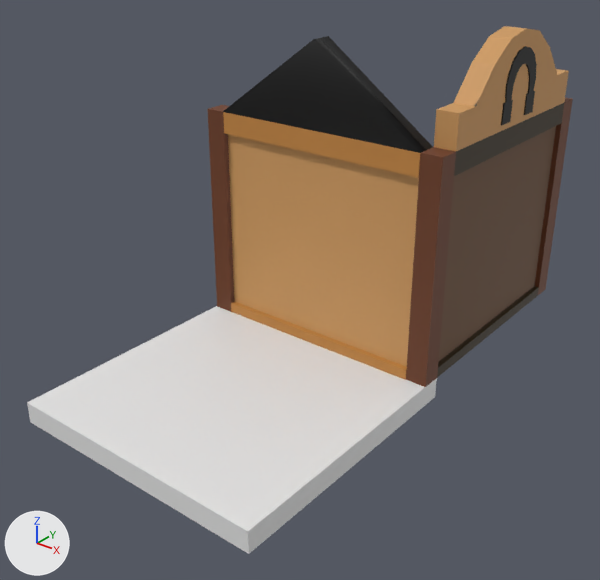
A saved change to the FBX model Assets/Prefabs/Level Tile Models/blends/Corner_Wall.fbx.
Before and after are seen from a camera (50 mm lens) standing at (8.48, -8.86, 7.83) and looking at (-0.62, 2.53, 0.78). The axes (+X, +Y, +Z) are drawn at lower left. The lights are the same throughout. The older version comes first. Where no turn or scale is listed for an object, it has been applied to the vertices.
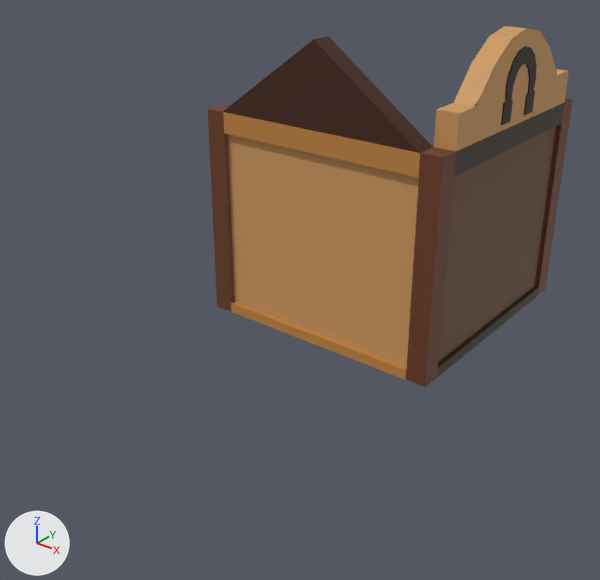
Changed parts and their boxes (x1, y1, x2, y2) in the pictures (600 x 580 px):
'Cube', deleted
    before: (27, 306, 437, 554)

Diff of the bpy script that builds the scene:
```diff
--- a/Assets/Prefabs/Level Tile Models/blends/Corner_Wall.fbx.py
+++ b/Assets/Prefabs/Level Tile Models/blends/Corner_Wall.fbx.py
@@ ob_cube @@
-ob_cube = bpy.data.objects.new('Cube', me_cube)
-ob_cube.location = (0.0, 0.0, 0.0)
```
